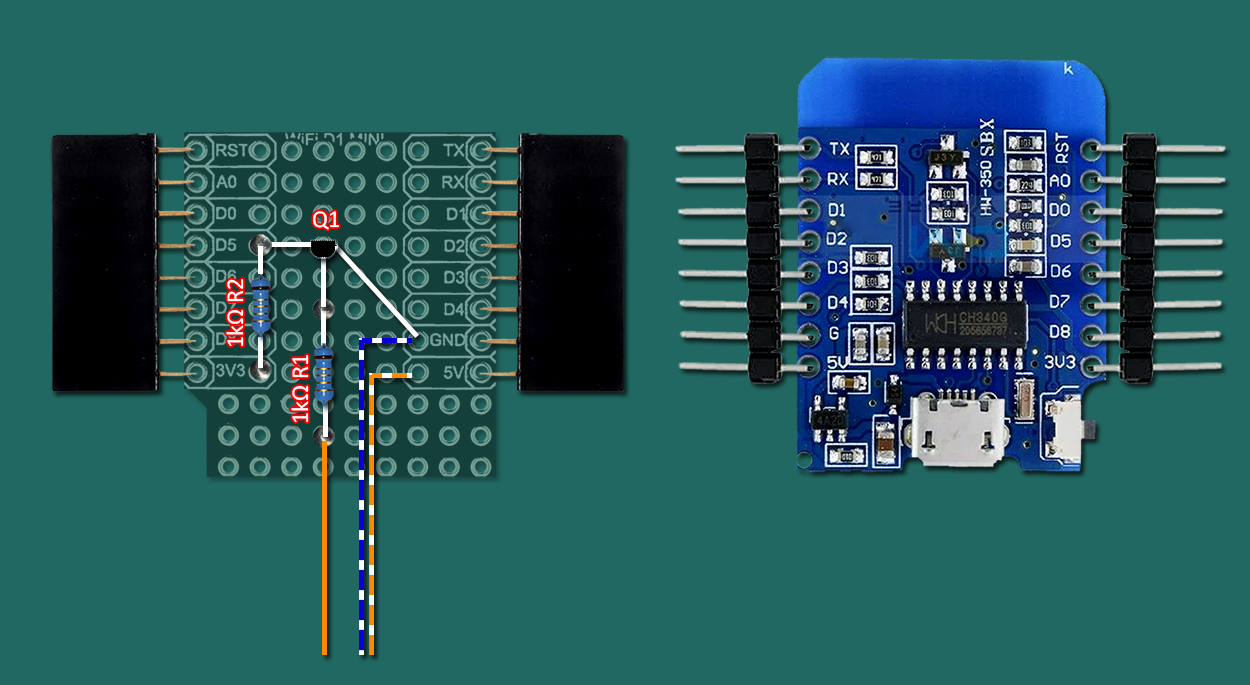
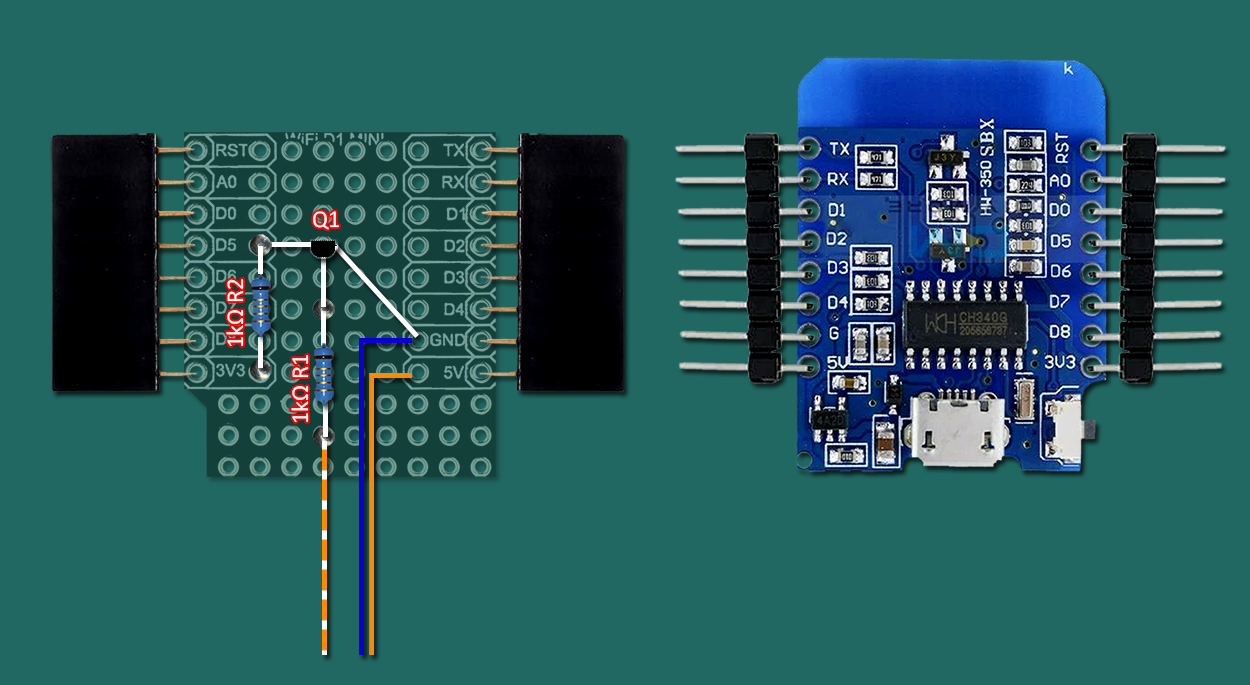
Layers edited between the first and the second 1250px x 685px image:
moved "Pin 5" above "Pin 3", painted on it over [left=322, top=441, right=327, bottom=655]
painted on "Pin 3" over [left=359, top=338, right=407, bottom=655]
painted on "Pin 2" over [left=369, top=373, right=412, bottom=635]
